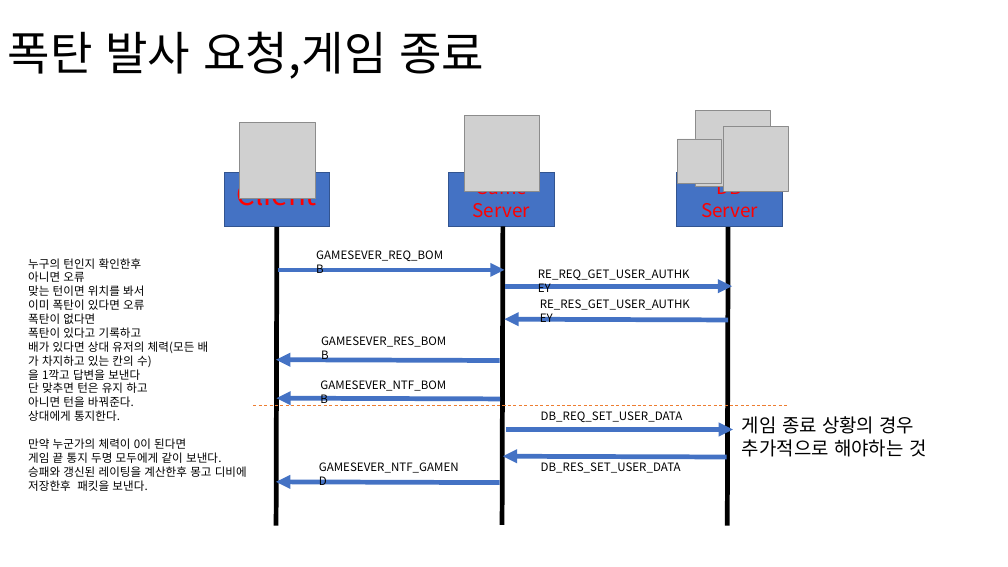
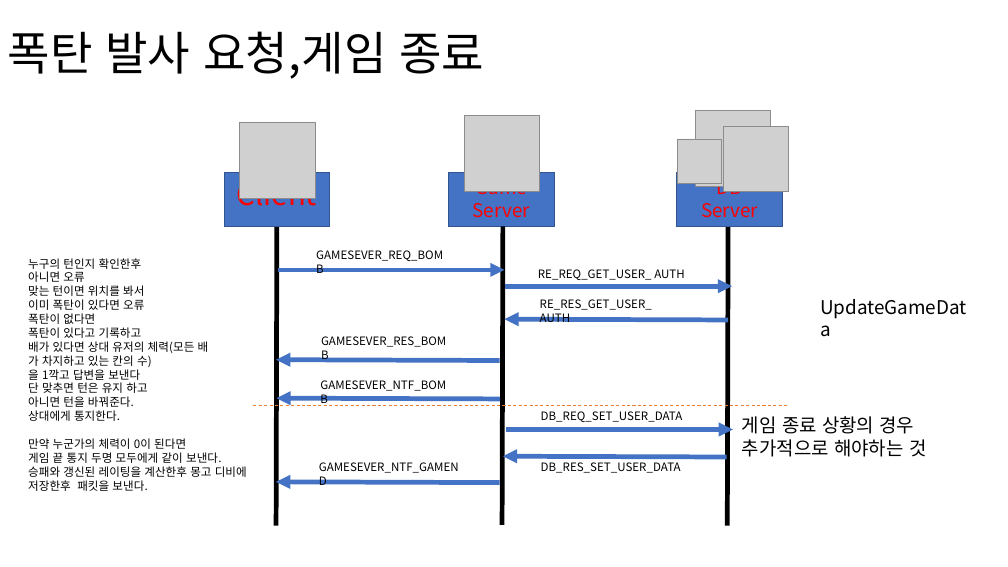
Before and after one commit to LethalSun/5thProjectServer, a slide deck: slide 8 of 시퀀스 다이어 그램.pptx. Drawn at 1008x567 pixels with LibreOffice and Linux fonts; fonts in the diff are those of the drawing; grey boxes stand for pictures. Boxes give left, top, right and bottom in pixels: in the first picture for what was removed or moved away, otherwise in the second. Text is boxed around its words. In the diff, an @@ line names an element or a change of style, - is before the commit and + after.

```diff
--- a/시퀀스 다이어 그램.pptx
+++ b/시퀀스 다이어 그램.pptx
@@ text at (x1=538, y1=269, x2=685, y2=280): text changed @@
-RE_REQ_GET_USER_AUTHKEY
+RE_REQ_GET_USER_ AUTH
@@ text at (x1=540, y1=299, x2=652, y2=322): text changed @@
-RE_RES_GET_USER_AUTHKEY
+RE_RES_GET_USER_ AUTH
@@ text added at (x1=813, y1=292, x2=982, y2=322), 18 pt, text #000000 @@
+UpdateGameData
```
Also in this commit, not shown: 8 other slides changed, 9 other files.
